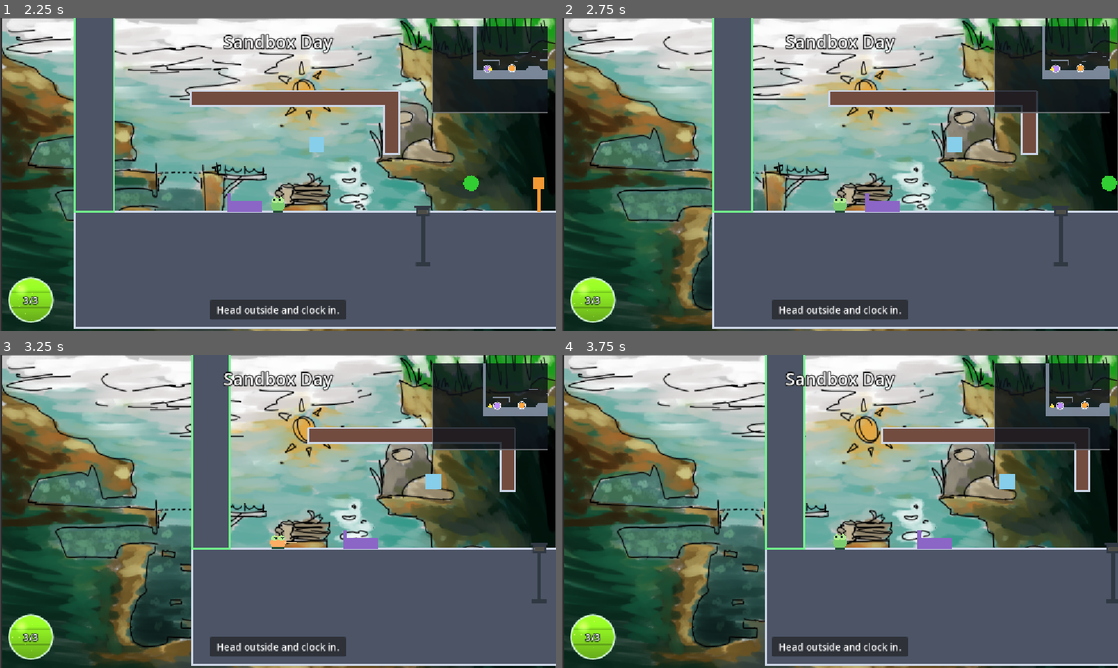
Above: before the commit, frames 1-4 (two rows, left to right).
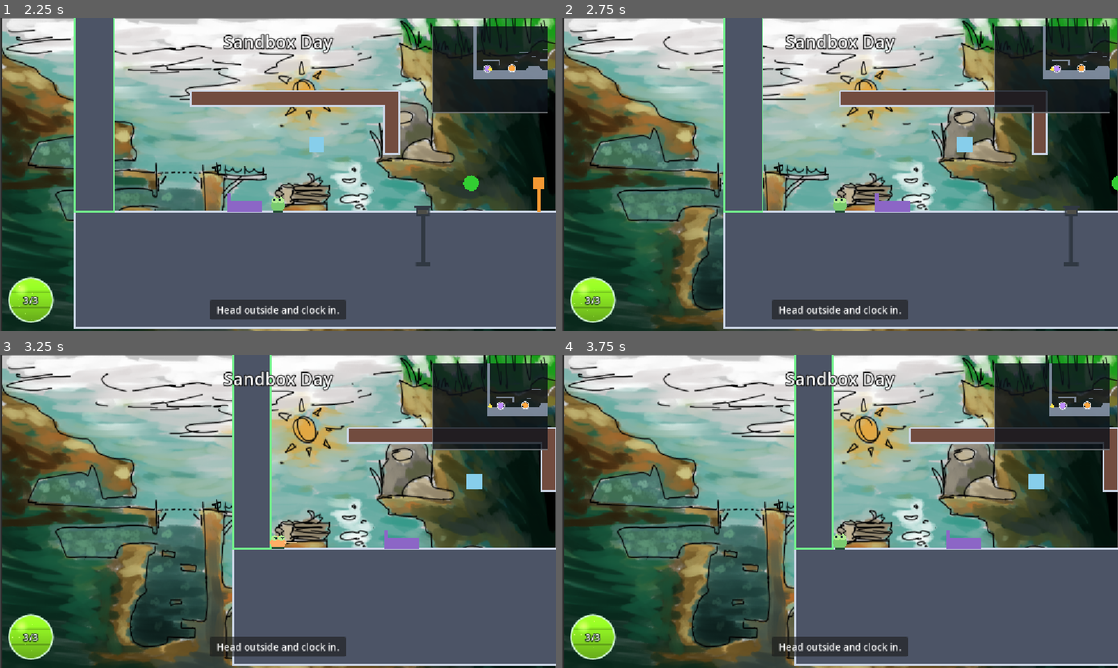
Above: after the commit, the same moments.

Repository: Josephkhland/gwj-98
Game: Godot game, scene res://main.tscn
Same seed, same stepped clock (60 frames per second), same inputs: the game is played once before the commit and once after it. Sound files missing from this copy of the repository are replaced by a short silence.
Inputs (mouse positions are in pixels of both pictures, inside the frame that each line leads up to):
- Up to frame 1 (2.25 s): click "Start" at 0.5 s; tap Enter at 1.25 s; move the mouse to (400, 158) at 1.27 s; tap S (interact) at 1.35 s; tap Space at 1.52 s; move the mouse to (166, 190) at 2.02 s; tap R at 2.1 s
- Up to frame 2 (2.75 s): tap Space at 2.27 s
- Up to frame 3 (3.25 s): move the mouse to (333, 442) at 2.77 s; tap S (interact) at 2.85 s
- Up to frame 4 (3.75 s): move the mouse to (812, 574) at 3.52 s; tap R at 3.6 s

Frame 1 is identical in both runs. In frame 2, 5.3% of the frame differs, in the area x 27-100%, y 0-100%; in frame 3, 14%, in the area x 34-100%, y 0-100%; in frame 4, 11%.

Commit message:
Tweak sliding settings

Diff:
--- a/resources/player_settings.tres
+++ b/resources/player_settings.tres
@@ -4,6 +4,8 @@
 
 [resource]
 script = ExtResource("1_tvsrg")
+slide_friction = 0.12
+landing_boost_coefficient = 0.05
 wall_attachment_gravity_multiplier = 0.0
 walk_speed = 200.0
 gravity = 1200.0
